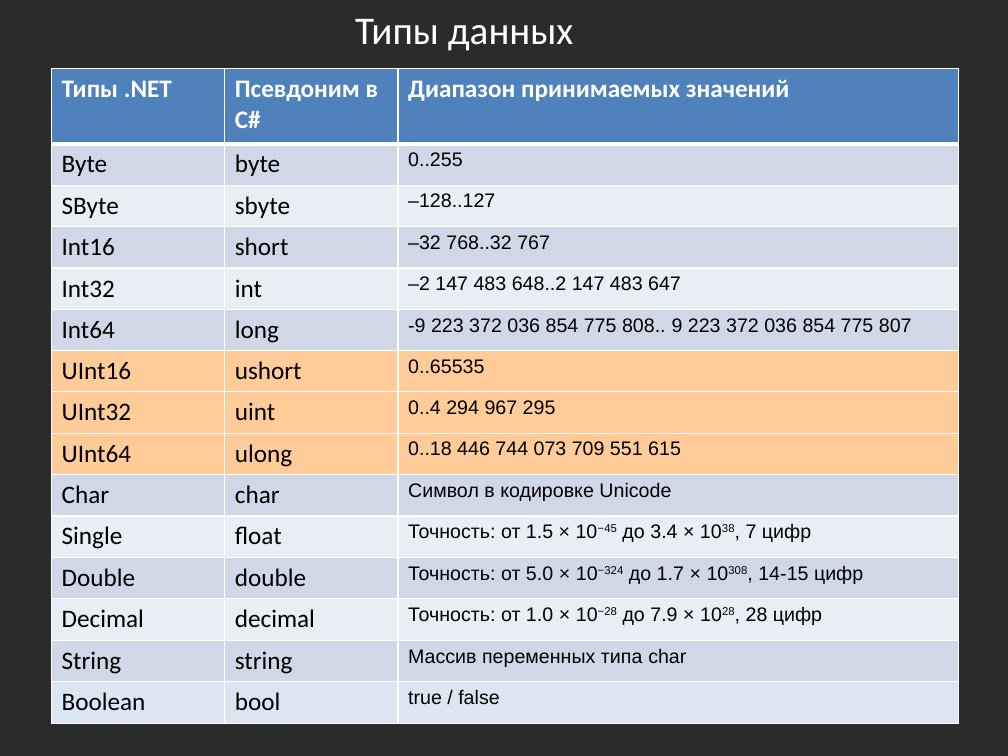
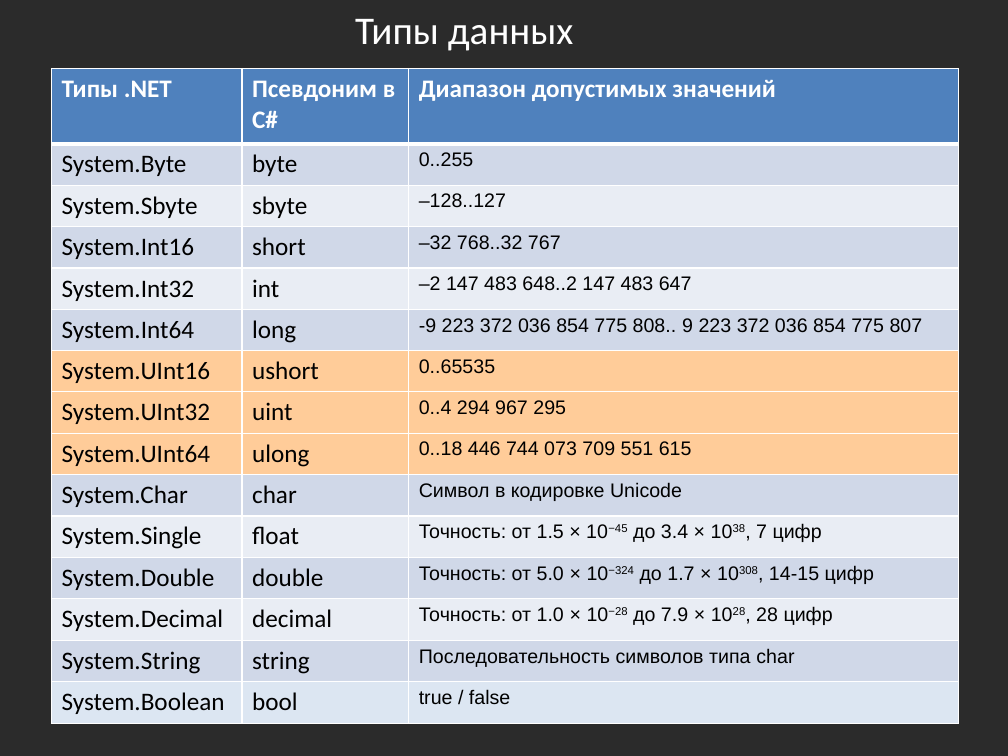
Before and after one commit to bazile/Training, a slide deck: slide 21 of Presentation/lesson-01.pptx (slide 20 before the commit). Drawn at 1008x756 pixels with LibreOffice and Linux fonts; fonts in the diff are those of the drawing; background and template pictures are left out; a plain dark background stands for a picture behind light text. Boxes give left, top, right and bottom in pixels: in the first picture for what was removed or moved away, otherwise in the second. Text is boxed around its words. In the diff, an @@ line names an element or a change of style, - is before the commit and + after.

```diff
--- a/Presentation/lesson-01.pptx
+++ b/Presentation/lesson-01.pptx
@@ table at <box>51,69,959,724</box> @@
-row 1, column 3: Диапазон принимаемых значений
+row 1, column 3: Диапазон допустимых значений
-row 2, column 1: Byte
+row 2, column 1: System.Byte
-row 3, column 1: SByte
+row 3, column 1: System.Sbyte
-row 4, column 1: Int16
+row 4, column 1: System.Int16
-row 5, column 1: Int32
+row 5, column 1: System.Int32
-row 6, column 1: Int64
+row 6, column 1: System.Int64
-row 7, column 1: UInt16
+row 7, column 1: System.UInt16
-row 8, column 1: UInt32
+row 8, column 1: System.UInt32
-row 9, column 1: UInt64
+row 9, column 1: System.UInt64
-row 10, column 1: Char
+row 10, column 1: System.Char
-row 11, column 1: Single
+row 11, column 1: System.Single
-row 12, column 1: Double
+row 12, column 1: System.Double
-row 13, column 1: Decimal
+row 13, column 1: System.Decimal
-row 14, column 1: String
+row 14, column 1: System.String
-row 14, column 3: Массив переменных типа char
+row 14, column 3: Последовательность символов типа char
-row 15, column 1: Boolean
+row 15, column 1: System.Boolean
```
Also in this commit, not shown: 4 other slides changed, 2 slides added.
